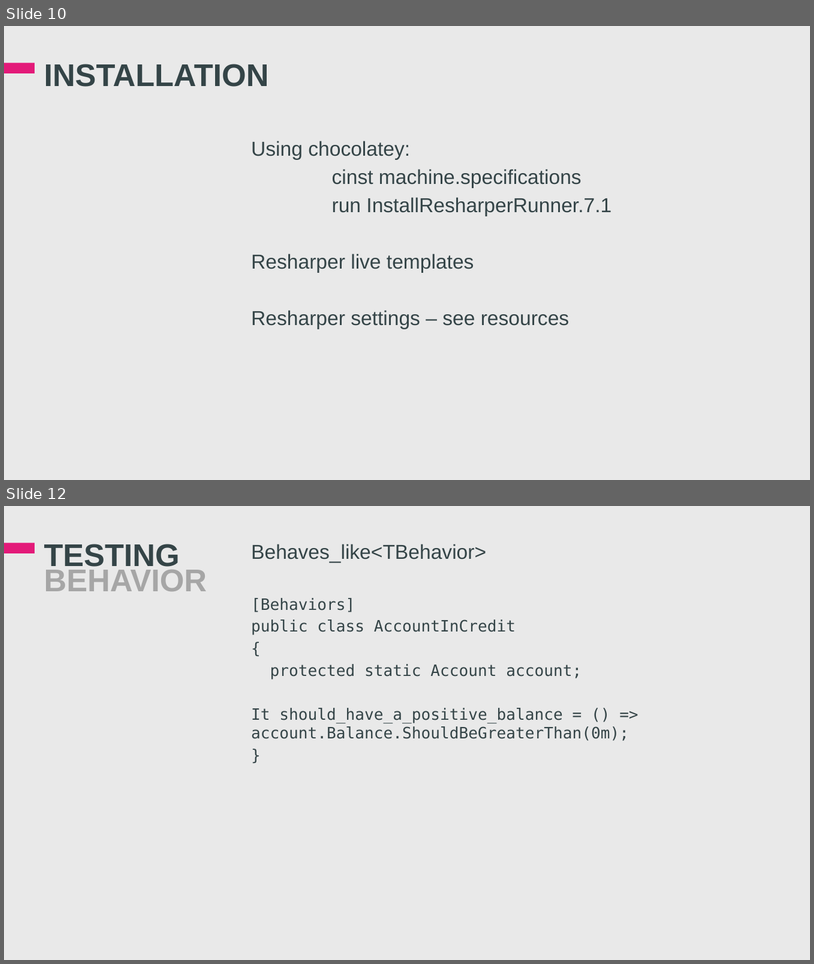
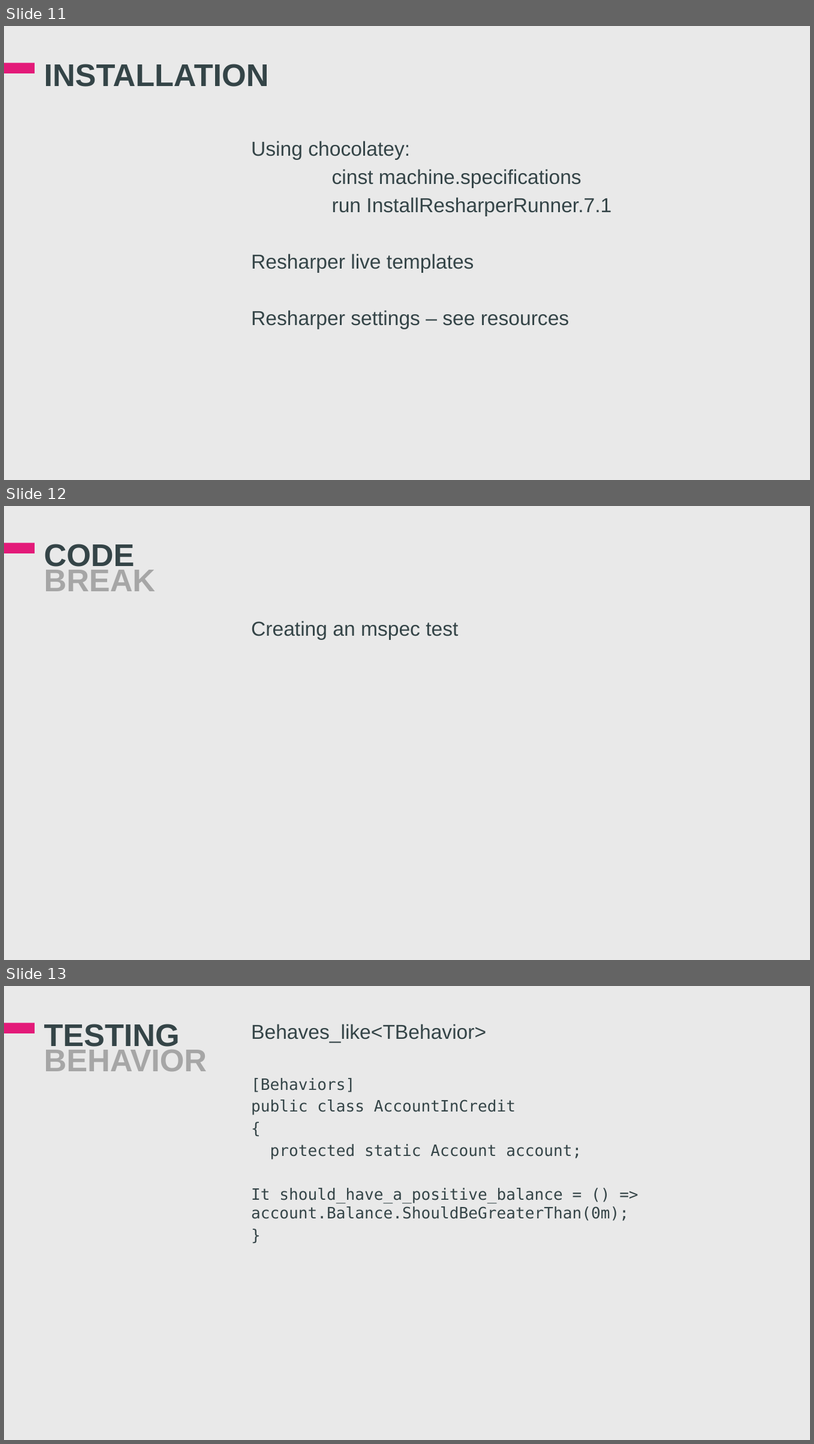
Before and after one commit to ewilde/mspec-talk, a slide deck: doc/mspec-talk.pptx. Shown one above the other, each under a label of ours: slides 10 and 12 before the commit, slides 11, 12 and 13 after it; the slides between them are not shown. The pictures are 814x964 and 814x1444 pixels, drawn with LibreOffice and Linux fonts; fonts in the diff are those of the drawing; background and template pictures are left out. Boxes give left, top, right and bottom in pixels: in the first picture for what was removed or moved away, otherwise in the second. Text is boxed around its words. In the diff, an @@ line names an element or a change of style, - is before the commit and + after.

```diff
--- a/doc/mspec-talk.pptx
+++ b/doc/mspec-talk.pptx
@@ slide 12 added at <box>4,506,810,960</box>, background #E9E9E9; not listed: 1 template element that a slide beside it also shows @@
@@ title added at <box>44,544,156,591</box>, 28 pt, text #A6A6A6, bold @@
+CODE
+BREAK
@@ text added at <box>251,621,458,639</box>, 18 pt, text #344447 @@
+Creating an mspec test
@@ what was slide 10 is now slide 11 @@
@@ what was slide 12 is now slide 13 @@
```
Also in this commit, not shown: 4 slides changed, 4 other files.
